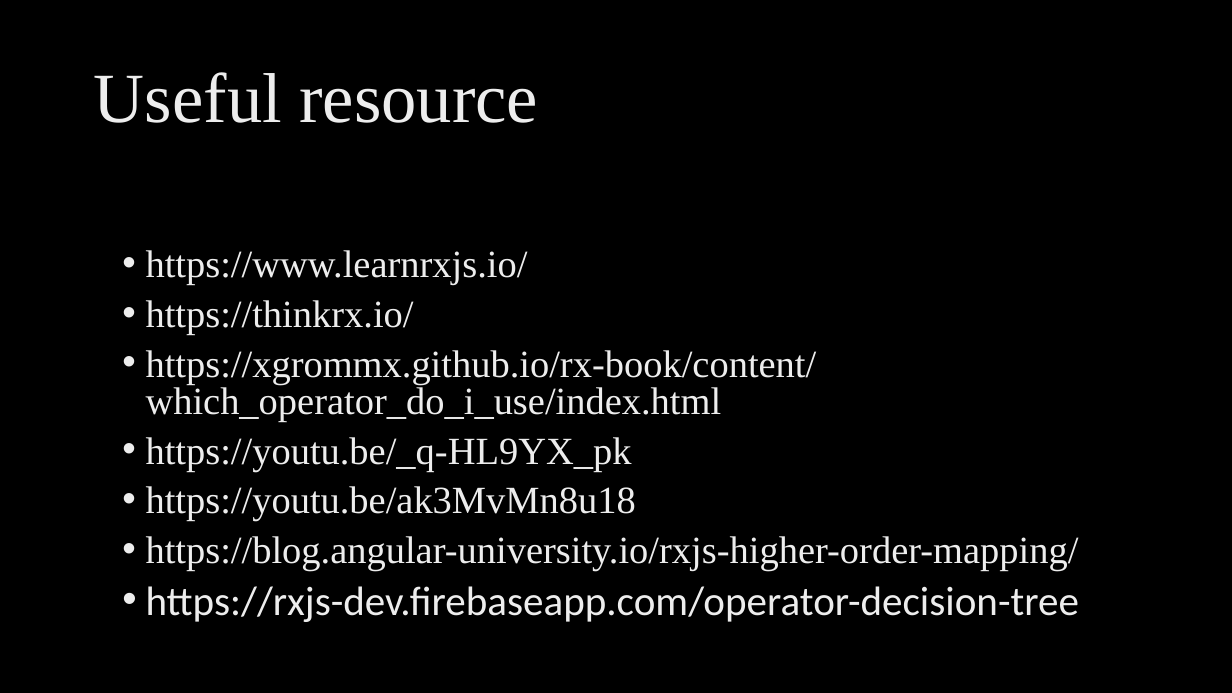
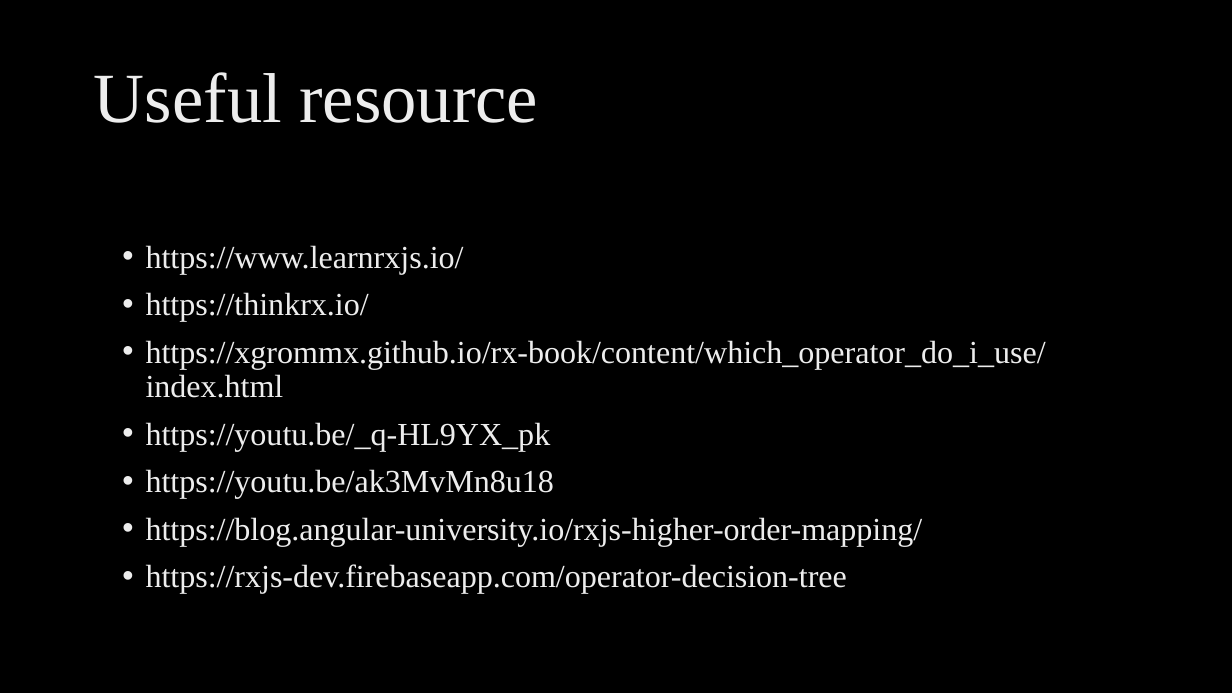
Before and after one commit to ngohungphuc/Presentation, a slide deck: slide 19 of RXJS Make it easy/RXJS Make it easy.pptx (slide 18 before the commit). Drawn at 1232x693 pixels with LibreOffice and Linux fonts; fonts in the diff are those of the drawing; background and template pictures are left out. Boxes give left, top, right and bottom in pixels: in the first picture for what was removed or moved away, otherwise in the second. Text is boxed around its words. In the diff, an @@ line names an element or a change of style, - is before the commit and + after.

```diff
--- a/RXJS Make it easy/RXJS Make it easy.pptx
+++ b/RXJS Make it easy/RXJS Make it easy.pptx
@@ text "https://www.learnrxjs.io/" at [146, 245, 1046, 594]: size 30 to 25 pt in "https://www.learnrxjs.io/", "https://thinkrx.io/", "https://xgrommx.github.io/rx-book/content/which_operator_do_ ...", "https://youtu.be/_q-HL9YX_pk" and 2 more places; size 32 to 25 pt, font Calibri to Times New Roman in "https://rxjs-dev.firebaseapp.com/operator-decision-tree"; line spacing 0.8 to 0.9 @@
```
Also in this commit, not shown: 1 other slide changed, 1 slide added, 1 other file.
